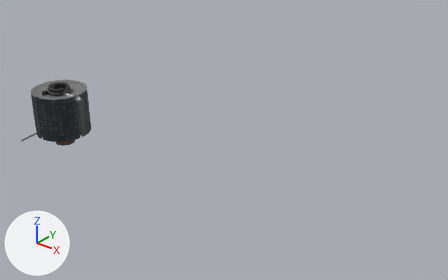
The FBX model Early Bird/EarlyBird.fbx as it was, and as the next commit left it.
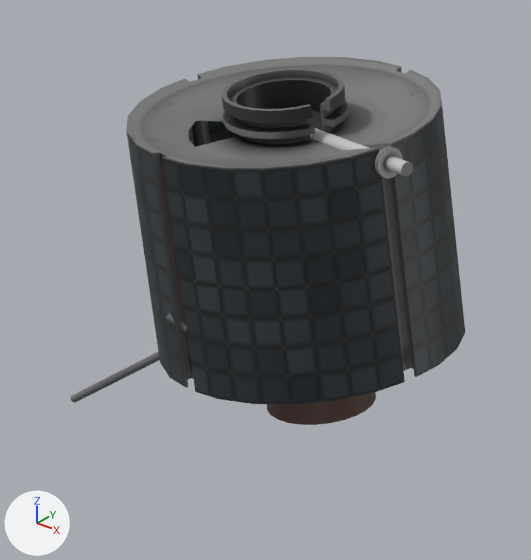
The first picture shows the older version from a camera (50 mm lens) standing at (3.97, -2.84, 2.0) and looking at (1.51, 0.24, 0.1). The close-ups show both versions on the part from 2% to 23% of the width and 25% to 61% of the height of that picture; other places that the commit changed are outside them. Arrows for +X, +Y and +Z are at lower left; the lights stay in place. Where no turn or scale is listed for an object, it has been applied to the vertices. Vertices at the same position are counted once.

The older version as bpy lines, for what is in view:
```python
ob_antenna = bpy.data.objects.new('Antenna', me_cylinder_003)
ob_antenna.location = (0.0, 0.0, 0.158)
ob_antenna.rotation_euler = (0.0, 1.571, 0.0)  # degrees (0, 90, 0)
ob_antennabase_003 = bpy.data.objects.new('AntennaBase.003', me_cylinder_014)
ob_antennabase_003.location = (-0.14, -0.14, -0.183)
ob_antennabase_003.rotation_euler = (-1.047, 1.571, 0.0)  # degrees (-60, 90, 0)
ob_bodyshell = bpy.data.objects.new('BodyShell', me_cylinder_009)
ob_bodyshell.location = (0.0, 0.0, 0.0)
ob_enginenozzle = bpy.data.objects.new('EngineNozzle', me_cylinder_013)
ob_enginenozzle.location = (0.0, 0.0, 0.0)
ob_spintop = bpy.data.objects.new('SpinTop', me_cylinder_001)
ob_spintop.location = (0.0, 0.0, 0.189)
ob_topinner = bpy.data.objects.new('TopInner', me_cylinder_012)
ob_topinner.location = (0.0, 0.0, 0.0)
ob_topouter = bpy.data.objects.new('TopOuter', me_cylinder_011)
ob_topouter.location = (0.0, 0.0, 0.0)
ob_topouter_001 = bpy.data.objects.new('TopOuter.001', me_cylinder_004)
ob_topouter_001.location = (0.0, 0.0, 0.0)
```
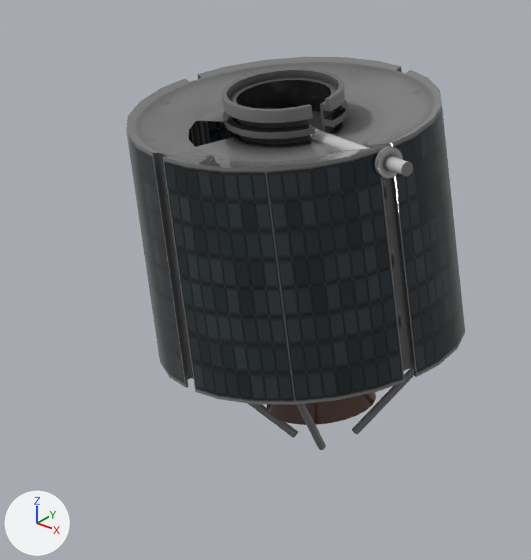
Pixel boxes (x1, y1, x2, y2) of what changed, in the close-ups (531 x 560 px):
'BodyShell', surface changed (black to grey)
    both: (127, 105, 465, 405)
'SpinTop', surface changed (black to grey)
    both: (222, 77, 348, 141)
'TopOuter.001', surface changed
    both: (153, 70, 416, 388)
'AntennaBase.003', surface changed, turned
    before: (71, 352, 160, 403)
    after: (248, 403, 298, 438)
'AntennaBase.001', surface changed, turned (not visible before)
    after: (352, 368, 414, 434)
'AntennaBase.002', surface changed, turned
    before: (166, 313, 187, 332)
    after: (296, 404, 326, 450)
'BodyBottom', surface changed
    both: (414, 369, 416, 377)
part 1 of me_cylinder_001, surface changed (black to grey)
    both: (222, 86, 349, 139)

The edits, one by one:
In material 'Material' (mat_material), roughness goes from 0.5 to 0.0.
me_cylinder_001 has 312 vertices, 302 faces and spans x -0.088..0.086, y -0.087..0.088, z -0.031..0.026.
me_cylinder_001 is used by ob_spintop; location (0.0, 0.0, 0.189).
me_cylinder_001 part 1: texture (UV) coordinates of 100 of 302 faces, centred in x -0.087..0.083, y -0.087..0.087, z -0.024..0.017, changed; they spanned u 0.52..0.9, v 0.01..0.47 and now span u 0.52..0.96, v 0.02..0.57.
Object 'AntennaBase.001' (ob_antennabase_001) turns from (60, 90, 0) to (0.3, 0, 0) degrees about x, y and z.
Object 'AntennaBase.002' (ob_antennabase_002) turns from (-60, 90, 0) to (-0.3, 0, 0) degrees about x, y and z.
Object 'AntennaBase.003' (ob_antennabase_003) turns from (-60, 90, 0) to (-0.3, 0, 0) degrees about x, y and z.
